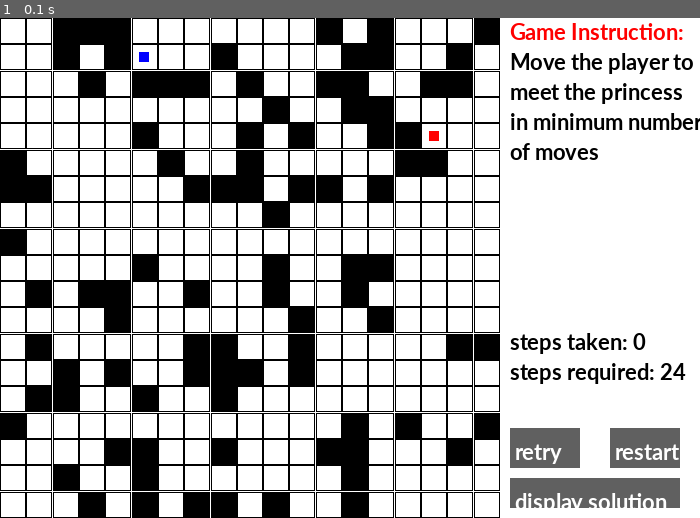
Above: before the commit, frame 1.
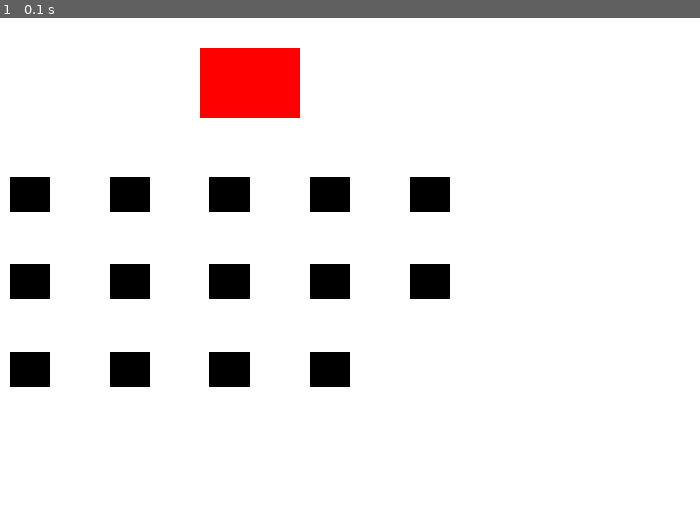
Above: after the commit, the same moment.

Repository: Vincent-lau/pygame_project
Game: pygame game, started from edu_game.py
The game is run twice, just before and just after one commit, with the same random seed, the same clock (stepped at 60 frames per second) and the same inputs.
Inputs:
- Up to frame 1 (0.1 s): no input

The runs differ from the first frame. In frame 1, 33% of the frame differs, in the area x 0-100%, y 0-100%.

Commit message:
level 3 basic element displayed

Diff:
--- a/edu_game.py
+++ b/edu_game.py
@@ -22,7 +22,7 @@
 screen = pg.display.set_mode(screenSize)
 
 
-class Character(pg.sprite.Sprite):  # this class is the father of player and NPC
+class Element(pg.sprite.Sprite):  # this class is the father class of all relevant classes in the game
     def __init__(self,pos,cor,size,color):
         super().__init__()
         self.image=pg.Surface(size)
@@ -306,15 +306,15 @@
 
 
 
-class NPC(Character):
+class NPC(Element):
     def __init__(self,pos,cor,size,color):
-        Character.__init__(self,pos,cor,size,color)
-
-
-class Player1(Character):  # class Player1 is a friend of class Level1
+        Element.__init__(self, pos, cor, size, color)
+
+
+class Player1(Element):  # class Player1 is a friend of class Level1
 
     def __init__(self, pos, cor, size, color):
-        Character.__init__(self,pos, cor, size, color)
+        Element.__init__(self, pos, cor, size, color)
         self.oriTime=self.time=0
 
     def tracking_event(self,keys):
@@ -388,9 +388,9 @@
         return self.weight<other.weight
 
 
-class Player2(Character):
+class Player2(Element):
     def __init__(self,pos,cor,size,color):
-        Character.__init__(self,pos,cor,size,color)
+        Element.__init__(self, pos, cor, size, color)
         self.time=0
 
     def tracking_event(self,button):
@@ -674,10 +674,78 @@
         self.display_solution()
         all_sprites_group.draw(screen)
 
+class Item(Element):
+    def __init__(self,pos,size,color,cor,v,w):
+        Element.__init__(self, pos, cor,size, color)
+        self.volume=v
+        self.weight=w
+
+
+class Bag(Element):
+    def __init__(self,pos,size,color,cor,v):
+        Element.__init__(self,pos,cor,size,color)
+        self.volume=v
+        self.weight=0
+
+    def set_weight(self,w):
+        self.weight=w
+
+    def set_volume(self,v):
+        self.volume=v
+
+class Level3(Level):
+    nBagNum=0
+    def __init__(self):
+        self.myPlayer=Bag([250,65],[100,70],RED,0,random.randint(10,100))
+        all_sprites_group.empty()
+        all_sprites_group.add(self.myPlayer)
+
+
+    def initialise(self):
+        Level3.nBagNum=random.randrange(4,30)
+
+        numX=int(math.sqrt(10/7*Level3.nBagNum))+1
+        numY=int(math.sqrt(7/10*Level3.nBagNum))+1
+        print(Level3.nBagNum,numX,numY)
+        sepX=500/numX
+        sepY=350/numY
+        i=0
+        j=0
+        for k in range(Level3.nBagNum):
+            startX=int((j+0.3)*sepX)
+            endX=int((j+0.7)*sepX)
+            startY = 150+int((i + 0.3) * sepY)
+            endY = 150 + int((i + 0.7) * sepY)
+            itemPos=[startX,startY]
+            size=[endX-startX,endY-startY]
+            v=random.randrange(5,50)
+            w=random.randrange(1,100)
+            all_sprites_group.add(Item(itemPos,size,BLACK,k,v,w))
+            j+=1
+            if j == numX:
+                i+=1
+                j%=numX
+
+
+    def get_solution(self):  # find the optimum solution of a problem
+        pass
+
+    def display_information(self):  # display necessary information of the game, such as life, time steps
+      pass
+
+
+    def pre_update(self):  # pre_update will run outside the main program loop
+        self.initialise()
+        self.get_solution()
+
+    def update(self):
+
+        all_sprites_group.draw(screen)
+
 
 done = False
 
-curLevel=Level1()
+curLevel=Level3()
 curLevel.pre_update()
 
 while not done:
@@ -689,10 +757,8 @@
         elif event.type==pg.MOUSEBUTTONDOWN:
             curLevel.myPlayer.tracking_event(event.button)
 
-
     screen.fill(WHITE)
     curLevel.update()   # this line must be after the group draw code
 
-
     pg.display.flip()
     clock.tick(60)
